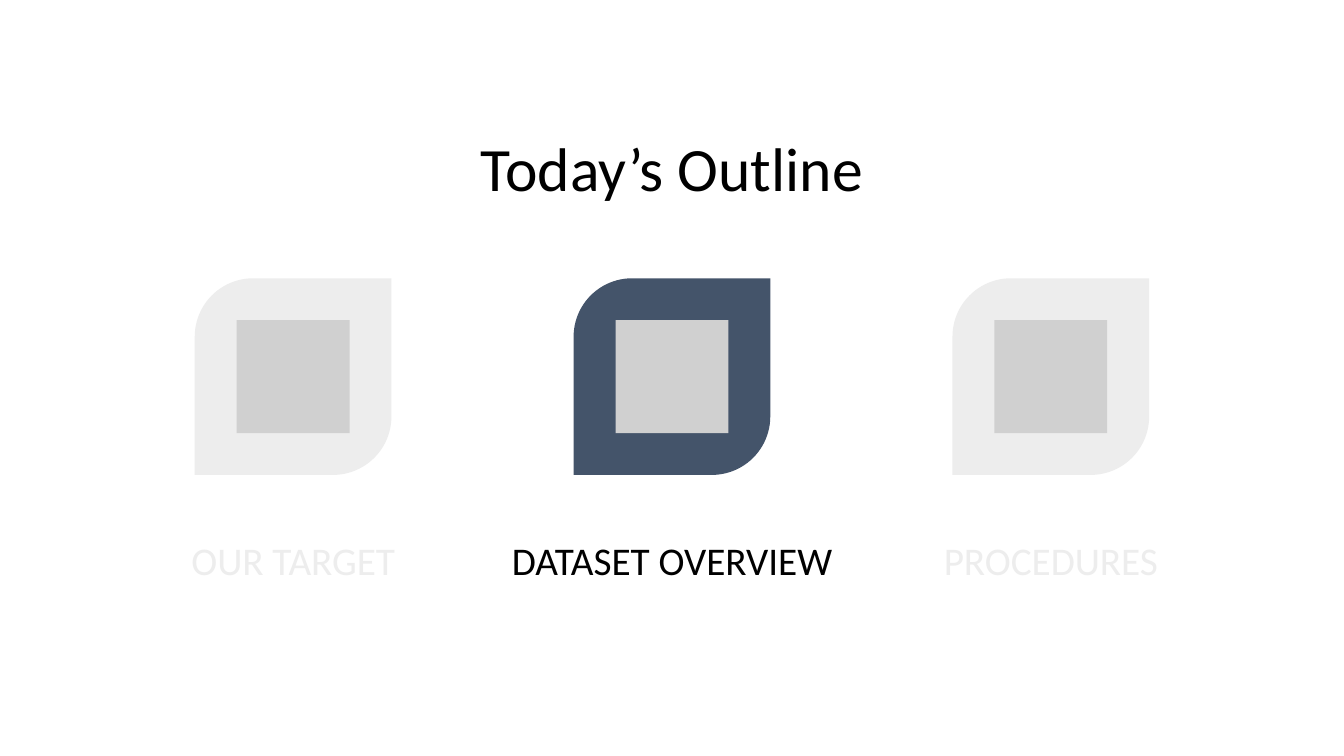
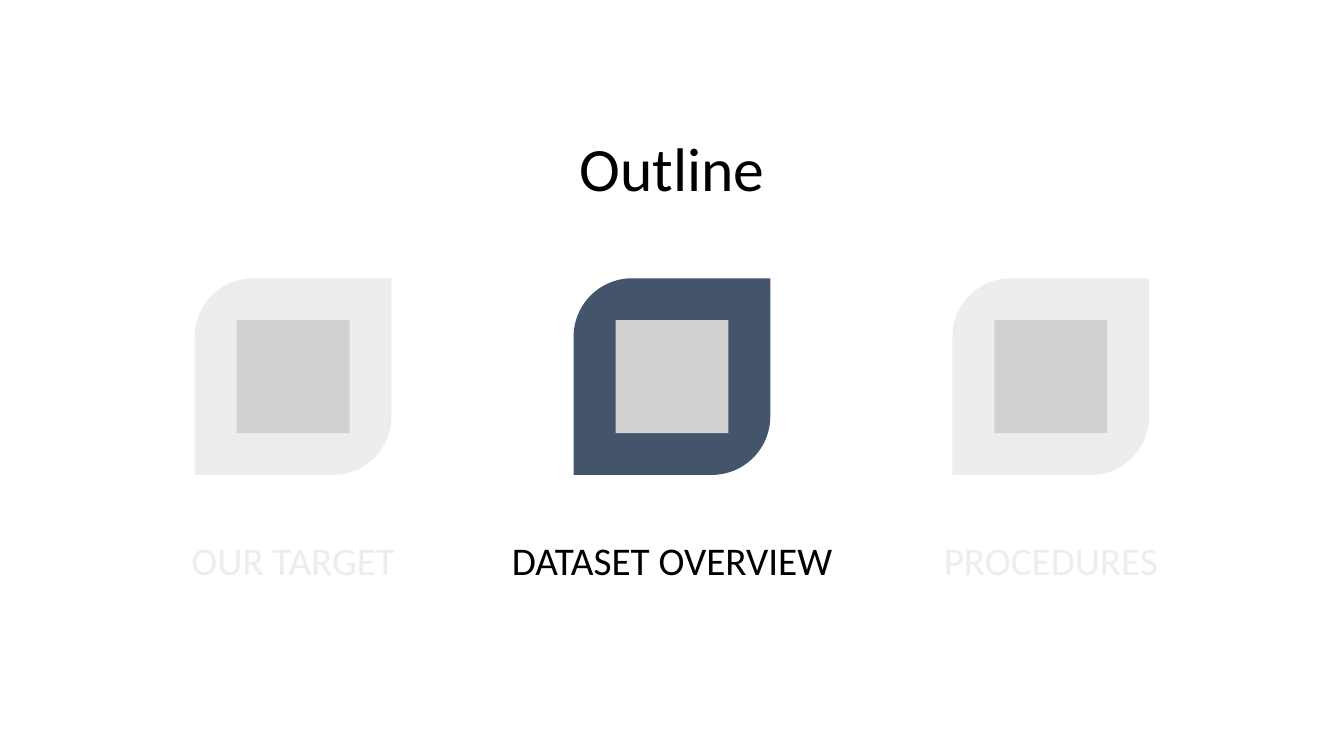
Before and after one commit to chaoannricardo/trump_taiwan_tweets_analysis, a slide deck: slide 5 of 200513_dataset_pitch.pptx. Drawn at 1344x756 pixels with LibreOffice and Linux fonts; fonts in the diff are those of the drawing; grey boxes stand for pictures. Boxes give left, top, right and bottom in pixels: in the first picture for what was removed or moved away, otherwise in the second. Text is boxed around its words. In the diff, an @@ line names an element or a change of style, - is before the commit and + after.

```diff
--- a/200513_dataset_pitch.pptx
+++ b/200513_dataset_pitch.pptx
@@ title at [579,148,764,192]: text changed @@
-Today’s Outline
+Outline
```
Also in this commit, not shown: 6 other slides changed, 1 slide added, 2 slides removed.
